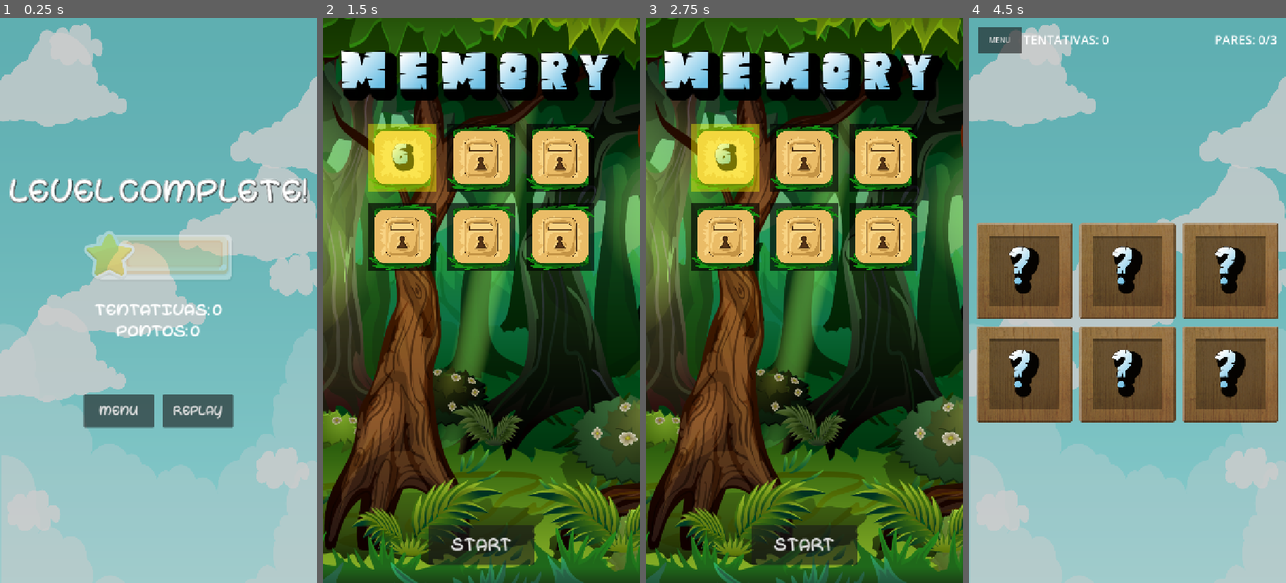
Above: before the commit, frames 1-4 (left to right).
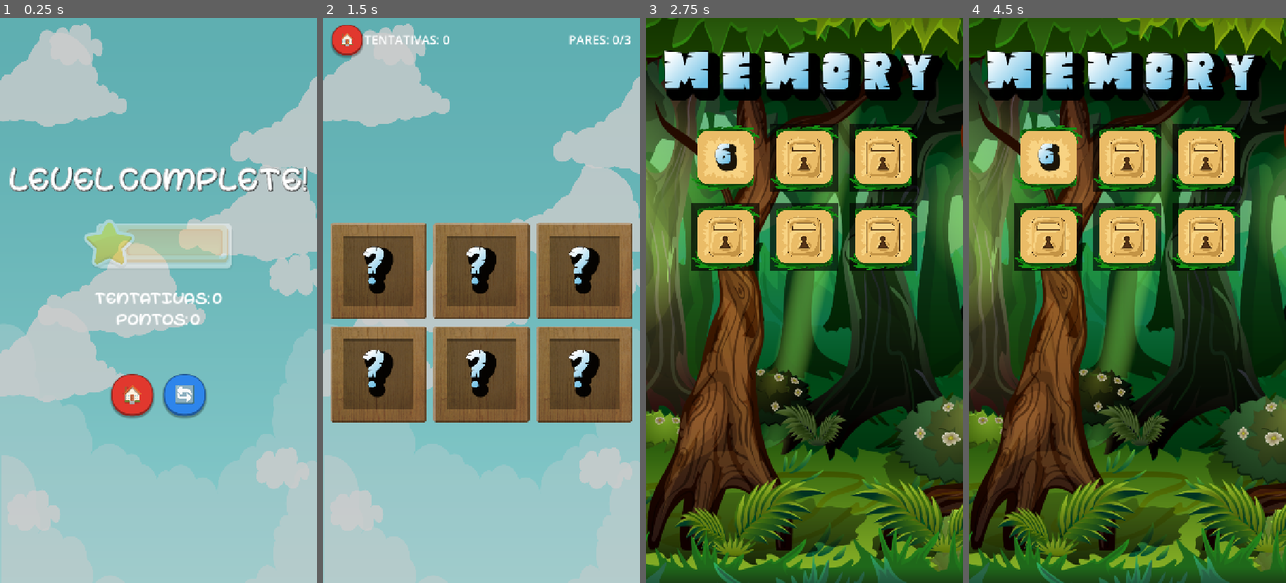
Above: after the commit, the same moments.

Repository: lamandu/memory-kids-animal
Game: Godot game, scene res://scenes/Victory.tscn
The game is run twice, just before and just after one commit, with the same random seed, the same clock (stepped at 60 frames per second) and the same inputs. This scene is started directly instead of the project's main scene.
Inputs (mouse positions are in pixels of both pictures, inside the frame that each line leads up to):
- Up to frame 1 (0.25 s): no input
- Up to frame 2 (1.5 s): click "MENU" (after the commit: "🏠") at 0.5 s; click (402, 159) at 1.27 s
- Up to frame 3 (2.75 s): click (671, 40) at 2 s, where only the run after the commit has a clickable "🏠"
- Up to frame 4 (4.5 s): click (1127, 543) at 2.75 s, where only the run before the commit has a clickable "START"; click (1000, 40) at 3.5 s, where only the run before the commit has a clickable "MENU"; click (1127, 543) at 4.25 s, where only the run before the commit has a clickable "START"

The runs differ from the first frame. In frame 1, 11% of the frame differs, in the area x 2-98%, y 26-73%; in frame 2, 98%, in the area x 0-100%, y 0-100%; in frame 3, 4.3%; in frame 4, 98%.

Commit message:
feat: change labels buttons for image buttons and animate cards

Diff:
--- a/scripts/Card.gd
+++ b/scripts/Card.gd
@@ -123,11 +123,7 @@
 	tw2.tween_property(self, "scale", Vector2(1.0, 1.0), 0.15)
 
 func play_error_effect() -> void:
-	var ox := position.x
-	var tw := create_tween().set_trans(Tween.TRANS_SINE)
-	tw.tween_property(self, "position:x", ox + 15, 0.04)
-	tw.tween_property(self, "position:x", ox - 15, 0.04)
-	tw.tween_property(self, "position:x", ox + 10, 0.04)
-	tw.tween_property(self, "position:x", ox - 10, 0.04)
-	tw.tween_property(self, "position:x", ox,      0.04)
+	var tw := create_tween().set_ease(Tween.EASE_IN_OUT).set_trans(Tween.TRANS_QUAD)
+	tw.tween_property(self, "rotation", TAU, 0.55)
 	await tw.finished
+	rotation = 0.0
--- a/scripts/Game.gd
+++ b/scripts/Game.gd
@@ -50,9 +50,7 @@
 	var hud_box := HBoxContainer.new()
 	margin_container.add_child(hud_box)
 
-	var back_btn := Button.new()
-	back_btn.text = " MENU "
-	back_btn.custom_minimum_size = Vector2(100, 60)
+	var back_btn := Global.make_icon_btn("🏠", Color(0.88, 0.22, 0.18), 70.0)
 	back_btn.size_flags_vertical = Control.SIZE_SHRINK_CENTER
 	back_btn.pressed.connect(_on_back_pressed)
 	hud_box.add_child(back_btn)
--- a/scripts/Global.gd
+++ b/scripts/Global.gd
@@ -138,3 +138,36 @@
 
 func go_to(scene_path: String) -> void:
 	get_tree().change_scene_to_file(scene_path)
+
+static func make_icon_btn(icon: String, color: Color, size: float) -> Button:
+	var btn := Button.new()
+	btn.text = icon
+	btn.custom_minimum_size = Vector2(size, size)
+	btn.add_theme_font_size_override("font_size", int(size * 0.52))
+
+	var r := int(size * 0.45)
+	var sn := StyleBoxFlat.new()
+	sn.bg_color = color
+	sn.set_corner_radius_all(r)
+	sn.border_width_bottom = 5
+	sn.border_width_top = 2
+	sn.border_width_left = 2
+	sn.border_width_right = 2
+	sn.border_color = color.darkened(0.35)
+	sn.shadow_color = Color(0, 0, 0, 0.3)
+	sn.shadow_size = 4
+	sn.shadow_offset = Vector2(0, 3)
+	btn.add_theme_stylebox_override("normal", sn)
+
+	var sh := sn.duplicate()
+	sh.bg_color = color.lightened(0.12)
+	btn.add_theme_stylebox_override("hover", sh)
+
+	var sp := sn.duplicate()
+	sp.bg_color = color.darkened(0.18)
+	sp.shadow_size = 1
+	sp.shadow_offset = Vector2(0, 1)
+	btn.add_theme_stylebox_override("pressed", sp)
+	btn.add_theme_stylebox_override("focus", sn)
+
+	return btn
--- a/scripts/Menu.gd
+++ b/scripts/Menu.gd
@@ -1,6 +1,5 @@
 extends Control
 
-var _diff_buttons: Dictionary = {}
 var _font: Font = preload("res://assets/fonts/WhaleITried.ttf")
 
 func _ready() -> void:
@@ -52,12 +51,10 @@
 		var unlocked := Global.is_level_unlocked(key)
 		var num: String = key.split("_")[1]
 
-		# ── Wrapper (fixed size so children can fill it) ──
 		var wrapper := Control.new()
 		wrapper.custom_minimum_size = Vector2(155, 155)
 		grid.add_child(wrapper)
 
-		# Level-number image
 		var btn := TextureButton.new()
 		var num_tex: Texture2D = null
 		if ResourceLoader.exists("res://assets/ui/levels/number_%s.png" % num):
@@ -69,28 +66,16 @@
 		btn.set_anchors_preset(Control.PRESET_FULL_RECT)
 		btn.disabled = not unlocked
 		if unlocked:
-			btn.pressed.connect(_on_diff_pressed.bind(key))
+			btn.pressed.connect(_on_level_pressed.bind(key))
 		wrapper.add_child(btn)
-		_diff_buttons[key] = {"btn": btn, "wrapper": wrapper}
-
-		# Selection glow
-		var indicator := ColorRect.new()
-		indicator.name = "Indicator"
-		indicator.color = Color(1, 1, 0, 0.4)
-		indicator.set_anchors_preset(Control.PRESET_FULL_RECT)
-		indicator.mouse_filter = Control.MOUSE_FILTER_IGNORE
-		indicator.visible = (key == Global.current_difficulty) and unlocked
-		wrapper.add_child(indicator)
 
 		if not unlocked:
-			# Dark overlay  (full rect — works correctly)
 			var dim := ColorRect.new()
 			dim.color = Color(0, 0, 0, 0.65)
 			dim.set_anchors_preset(Control.PRESET_FULL_RECT)
 			dim.mouse_filter = Control.MOUSE_FILTER_IGNORE
 			wrapper.add_child(dim)
 
-			# Lock icon  (full rect + aspect-centered = auto-centers the image)
 			if lock_tex:
 				var lock_img := TextureRect.new()
 				lock_img.texture      = lock_tex
@@ -105,42 +90,20 @@
 	sp.size_flags_vertical = Control.SIZE_EXPAND_FILL
 	vbox.add_child(sp)
 
-	# Bottom row
-	var btn_hbox := HBoxContainer.new()
-	btn_hbox.alignment = BoxContainer.ALIGNMENT_CENTER
-	btn_hbox.add_theme_constant_override("separation", 30)
-	vbox.add_child(btn_hbox)
-
-	var play_btn := Button.new()
-	play_btn.text = " START "
-	play_btn.custom_minimum_size = Vector2(240, 90)
-	play_btn.add_theme_font_override("font", _font)
-	play_btn.add_theme_font_size_override("font_size", 44)
-	play_btn.pressed.connect(_on_play_pressed)
-	btn_hbox.add_child(play_btn)
-
+	# Rewards icon button (only if medals unlocked)
 	if Global.medals_unlocked > 0:
-		var rewards_btn := Button.new()
-		rewards_btn.text = " 🏆 "
-		rewards_btn.custom_minimum_size = Vector2(90, 90)
-		rewards_btn.add_theme_font_size_override("font_size", 40)
+		var rewards_btn := Global.make_icon_btn("🏆", Color(0.95, 0.72, 0.05), 90.0)
+		rewards_btn.size_flags_horizontal = Control.SIZE_SHRINK_CENTER
 		rewards_btn.pressed.connect(_on_rewards_pressed)
-		btn_hbox.add_child(rewards_btn)
+		vbox.add_child(rewards_btn)
 
 func _on_rewards_pressed() -> void:
 	AudioManager.play_sfx("res://assets/audio/match-cards.mp3", 0.5)
 	Global.go_to("res://scenes/Rewards.tscn")
 
-func _on_diff_pressed(key: String) -> void:
+func _on_level_pressed(key: String) -> void:
 	if not Global.is_level_unlocked(key):
 		return
 	AudioManager.play_sfx("res://assets/audio/match-cards.mp3", 0.5)
 	Global.current_difficulty = key
-	for k in _diff_buttons:
-		var ind = _diff_buttons[k]["wrapper"].get_node_or_null("Indicator")
-		if ind:
-			ind.visible = (k == key) and Global.is_level_unlocked(k)
-
-func _on_play_pressed() -> void:
-	AudioManager.play_sfx("res://assets/audio/match-cards.mp3", 0.5)
 	Global.go_to("res://scenes/Game.tscn")
--- a/scripts/Rewards.gd
+++ b/scripts/Rewards.gd
@@ -105,13 +105,9 @@
 				lock_img.mouse_filter = Control.MOUSE_FILTER_IGNORE
 				wrapper.add_child(lock_img)
 
-	# Back button
-	var back_btn := Button.new()
-	back_btn.text = " ← VOLTAR "
-	back_btn.custom_minimum_size = Vector2(250, 75)
+	# Back icon button
+	var back_btn := Global.make_icon_btn("◀", Color(0.92, 0.52, 0.08), 90.0)
 	back_btn.size_flags_horizontal = Control.SIZE_SHRINK_CENTER
-	back_btn.add_theme_font_override("font", _font)
-	back_btn.add_theme_font_size_override("font_size", 30)
 	back_btn.pressed.connect(_on_back_pressed)
 	vbox.add_child(back_btn)
 
--- a/scripts/Splash.gd
+++ b/scripts/Splash.gd
@@ -3,10 +3,9 @@
 func _ready() -> void:
 	set_anchors_preset(Control.PRESET_FULL_RECT)
 	_build_ui()
-	_run_splash()
+	_run_splash.call_deferred()
 
 func _build_ui() -> void:
-	# Show the original splashscreen image
 	var bg := TextureRect.new()
 	bg.texture = load("res://assets/ui/splashscreen.png")
 	bg.expand_mode = TextureRect.EXPAND_IGNORE_SIZE
@@ -16,16 +15,50 @@
 	bg.name = "SplashImage"
 	add_child(bg)
 
+	# Sparkle particle trail (mimics legacy particle animation)
+	var particles := CPUParticles2D.new()
+	particles.name = "SplashParticles"
+	particles.emitting = false
+	particles.amount = 18
+	particles.lifetime = 0.9
+	particles.explosiveness = 0.0
+	particles.spread = 28.0
+	particles.direction = Vector2(1.0, -0.2)
+	particles.initial_velocity_min = 80.0
+	particles.initial_velocity_max = 160.0
+	particles.gravity = Vector2(0, 40)
+	particles.scale_amount_min = 3.0
+	particles.scale_amount_max = 7.0
+	particles.color = Color(1.0, 0.95, 0.25)
+	var grad := Gradient.new()
+	grad.colors = [Color(1.0, 0.95, 0.25, 1.0), Color(1.0, 0.95, 0.25, 0.0)]
+	grad.offsets = [0.0, 1.0]
+	particles.color_ramp = grad
+	add_child(particles)
+
 func _run_splash() -> void:
-	var splash = get_node("SplashImage")
-	splash.modulate.a = 0
+	var splash := get_node("SplashImage")
+	var particles := get_node("SplashParticles") as CPUParticles2D
+	var vp := get_viewport().get_visible_rect().size
 
+	splash.modulate.a = 0.0
+
+	# Start particles from left side, mid-screen height
+	particles.position = Vector2(-40.0, vp.y * 0.52)
+	particles.emitting = true
+
+	# Move particle emitter across screen
+	var tw_p := create_tween().set_ease(Tween.EASE_IN_OUT).set_trans(Tween.TRANS_SINE)
+	tw_p.tween_property(particles, "position:x", vp.x + 60.0, 2.8)
+
+	# Fade splash in
 	var t1 := create_tween().set_ease(Tween.EASE_IN_OUT).set_trans(Tween.TRANS_QUAD)
 	t1.tween_property(splash, "modulate:a", 1.0, 1.0)
 	await t1.finished
 
 	await get_tree().create_timer(2.0).timeout
 
+	# Fade splash out
 	var t2 := create_tween().set_ease(Tween.EASE_IN_OUT).set_trans(Tween.TRANS_QUAD)
 	t2.tween_property(splash, "modulate:a", 0.0, 0.8)
 	await t2.finished
--- a/scripts/Victory.gd
+++ b/scripts/Victory.gd
@@ -1,14 +1,15 @@
 extends Control
 
 var _font: Font = preload("res://assets/fonts/WhaleITried.ttf")
+var _panel: Control
 
 func _ready() -> void:
 	set_anchors_preset(Control.PRESET_FULL_RECT)
 	_build_ui()
-	_animate_stars.call_deferred()
+	_run_entrance.call_deferred()
 
 func _build_ui() -> void:
-	# Reuse game background
+	# Background
 	var bg := TextureRect.new()
 	bg.texture = load("res://assets/ui/bg_game.png")
 	bg.expand_mode = TextureRect.EXPAND_IGNORE_SIZE
@@ -17,11 +18,17 @@
 	bg.mouse_filter = Control.MOUSE_FILTER_IGNORE
 	add_child(bg)
 
+	# Animated panel (will slide in from below)
+	_panel = Control.new()
+	_panel.set_anchors_preset(Control.PRESET_FULL_RECT)
+	_panel.modulate.a = 0.0
+	add_child(_panel)
+
 	var vbox := VBoxContainer.new()
 	vbox.set_anchors_preset(Control.PRESET_FULL_RECT)
 	vbox.alignment = BoxContainer.ALIGNMENT_CENTER
 	vbox.add_theme_constant_override("separation", 40)
-	add_child(vbox)
+	_panel.add_child(vbox)
 
 	var title := Label.new()
 	title.text = "LEVEL COMPLETE!"
@@ -37,39 +44,35 @@
 	stars_container.size_flags_horizontal = Control.SIZE_SHRINK_CENTER
 	vbox.add_child(stars_container)
 
-	# Background slots (the original 3-star image)
+	# Background slots (faded)
 	var slots := TextureRect.new()
 	slots.texture = load("res://assets/ui/hub_stars.png")
 	slots.set_anchors_preset(Control.PRESET_FULL_RECT)
 	slots.expand_mode = TextureRect.EXPAND_IGNORE_SIZE
 	slots.stretch_mode = TextureRect.STRETCH_KEEP_ASPECT_CENTERED
-	slots.modulate = Color(1, 1, 1, 0.4) # Faded background
+	slots.modulate = Color(1, 1, 1, 0.4)
 	stars_container.add_child(slots)
 
 	var stars_hbox := HBoxContainer.new()
-	stars_hbox.name      = "StarsRow"
+	stars_hbox.name = "StarsRow"
 	stars_hbox.set_anchors_preset(Control.PRESET_FULL_RECT)
 	stars_hbox.alignment = BoxContainer.ALIGNMENT_CENTER
 	stars_hbox.add_theme_constant_override("separation", 10)
 	stars_container.add_child(stars_hbox)
 
 	var full_star_tex = load("res://assets/ui/hub_stars.png")
-
 	for i in 3:
-		# Create a single star by cropping hub_stars.png
-		# Image is 321x110, so each star is approx 107x110
 		var atlas := AtlasTexture.new()
 		atlas.atlas = full_star_tex
 		atlas.region = Rect2(i * 107, 0, 107, 110)
-
 		var star := TextureRect.new()
-		star.name          = "Star%d" % i
-		star.texture       = atlas
-		star.expand_mode   = TextureRect.EXPAND_KEEP_SIZE
-		star.stretch_mode  = TextureRect.STRETCH_KEEP_ASPECT_CENTERED
-		star.modulate.a    = 0 # Start hidden
-		star.scale         = Vector2.ZERO
-		star.pivot_offset  = Vector2(53, 55) # Center pivot for scaling
+		star.name = "Star%d" % i
+		star.texture = atlas
+		star.expand_mode = TextureRect.EXPAND_KEEP_SIZE
+		star.stretch_mode = TextureRect.STRETCH_KEEP_ASPECT_CENTERED
+		star.modulate.a = 0
+		star.scale = Vector2.ZERO
+		star.pivot_offset = Vector2(53, 55)
 		stars_hbox.add_child(star)
 
 	var score_lbl := Label.new()
@@ -79,63 +82,99 @@
 	score_lbl.add_theme_font_size_override("font_size", 40)
 	vbox.add_child(score_lbl)
 
-	# Flexible spacer
 	var sp := Control.new()
-	sp.custom_minimum_size = Vector2(0, 40)
+	sp.custom_minimum_size = Vector2(0, 20)
 	vbox.add_child(sp)
 
+	# Icon buttons row
 	var btn_hbox := HBoxContainer.new()
 	btn_hbox.alignment = BoxContainer.ALIGNMENT_CENTER
-	btn_hbox.add_theme_constant_override("separation", 20)
+	btn_hbox.add_theme_constant_override("separation", 24)
 	vbox.add_child(btn_hbox)
 
-	var menu_btn := Button.new()
-	menu_btn.text                = " MENU "
-	menu_btn.custom_minimum_size = Vector2(160, 75)
-	menu_btn.add_theme_font_override("font", _font)
-	menu_btn.add_theme_font_size_override("font_size", 30)
+	var menu_btn := Global.make_icon_btn("🏠", Color(0.88, 0.22, 0.18), 95.0)
 	menu_btn.pressed.connect(_on_menu)
 	btn_hbox.add_child(menu_btn)
 
-	var again_btn := Button.new()
-	again_btn.text                = " REPLAY "
-	again_btn.custom_minimum_size = Vector2(160, 75)
-	again_btn.add_theme_font_override("font", _font)
-	again_btn.add_theme_font_size_override("font_size", 30)
+	var again_btn := Global.make_icon_btn("🔄", Color(0.18, 0.52, 0.92), 95.0)
 	again_btn.pressed.connect(_on_play_again)
 	btn_hbox.add_child(again_btn)
 
-	# Show Next Level button if there's a next unlocked level
 	var lvl_keys = Global.DIFFICULTIES.keys()
 	var cur_idx = lvl_keys.find(Global.current_difficulty)
 	if cur_idx >= 0 and cur_idx < lvl_keys.size() - 1:
 		var next_key = lvl_keys[cur_idx + 1]
 		if Global.is_level_unlocked(next_key):
-			var next_btn := Button.new()
-			next_btn.text                = " PRÓXIMO ▶ "
-			next_btn.custom_minimum_size = Vector2(180, 75)
-			next_btn.add_theme_font_override("font", _font)
-			next_btn.add_theme_font_size_override("font_size", 30)
+			var next_btn := Global.make_icon_btn("▶", Color(0.15, 0.78, 0.28), 95.0)
 			next_btn.pressed.connect(_on_next_level.bind(next_key))
 			btn_hbox.add_child(next_btn)
 
+func _run_entrance() -> void:
+	# Slide-in from below with fade
+	var vp_h := get_viewport().get_visible_rect().size.y
+	_panel.position.y = vp_h * 0.3
+	_panel.modulate.a = 0.0
+
+	var tw := create_tween().set_parallel(true).set_ease(Tween.EASE_OUT).set_trans(Tween.TRANS_BACK)
+	tw.tween_property(_panel, "position:y", 0.0, 0.55)
+	tw.tween_property(_panel, "modulate:a", 1.0, 0.35)
+	await tw.finished
+
+	await _animate_stars()
+	_spawn_fireworks()
+
 func _animate_stars() -> void:
 	var stars_row := find_child("StarsRow")
-	if not stars_row: return
-
-	await get_tree().create_timer(0.5).timeout
-
+	if not stars_row:
+		return
+	await get_tree().create_timer(0.3).timeout
 	for i in Global.stars_earned:
 		var star := stars_row.get_node("Star%d" % i)
 		AudioManager.play_sfx("res://assets/audio/match-cards.mp3", 0.7)
-
 		var tw := create_tween().set_parallel(true).set_ease(Tween.EASE_OUT).set_trans(Tween.TRANS_BACK)
 		tw.tween_property(star, "modulate:a", 1.0, 0.3)
 		tw.tween_property(star, "scale", Vector2(1.2, 1.2), 0.4)
 		await tw.finished
-
 		create_tween().tween_property(star, "scale", Vector2(1.0, 1.0), 0.15)
 		await get_tree().create_timer(0.2).timeout
+
+func _spawn_fireworks() -> void:
+	var vp := get_viewport().get_visible_rect().size
+	var burst_data := [
+		[Vector2(vp.x * 0.2, vp.y * 0.22), Color(1.0, 0.9, 0.05)],
+		[Vector2(vp.x * 0.8, vp.y * 0.18), Color(0.2, 0.75, 1.0)],
+		[Vector2(vp.x * 0.5, vp.y * 0.10), Color(1.0, 0.3, 0.85)],
+		[Vector2(vp.x * 0.3, vp.y * 0.35), Color(0.3, 0.95, 0.3)],
+		[Vector2(vp.x * 0.7, vp.y * 0.32), Color(1.0, 0.45, 0.1)],
+	]
+	for item in burst_data:
+		_add_particle_burst(item[0], item[1])
+		await get_tree().create_timer(0.18).timeout
+
+func _add_particle_burst(pos: Vector2, color: Color) -> void:
+	var p := CPUParticles2D.new()
+	p.position = pos
+	p.emitting = true
+	p.amount = 22
+	p.lifetime = 1.6
+	p.one_shot = true
+	p.explosiveness = 0.95
+	p.spread = 180.0
+	p.gravity = Vector2(0, 180)
+	p.initial_velocity_min = 130.0
+	p.initial_velocity_max = 310.0
+	p.scale_amount_min = 4.0
+	p.scale_amount_max = 9.0
+	p.color = color
+	var grad := Gradient.new()
+	grad.colors = [color, Color(color.r, color.g, color.b, 0.0)]
+	grad.offsets = [0.0, 1.0]
+	p.color_ramp = grad
+	add_child(p)
+	get_tree().create_timer(3.0).timeout.connect(func():
+		if is_instance_valid(p):
+			p.queue_free()
+	)
 
 func _on_play_again() -> void:
 	AudioManager.play_sfx("res://assets/audio/match-cards.mp3", 0.5)
